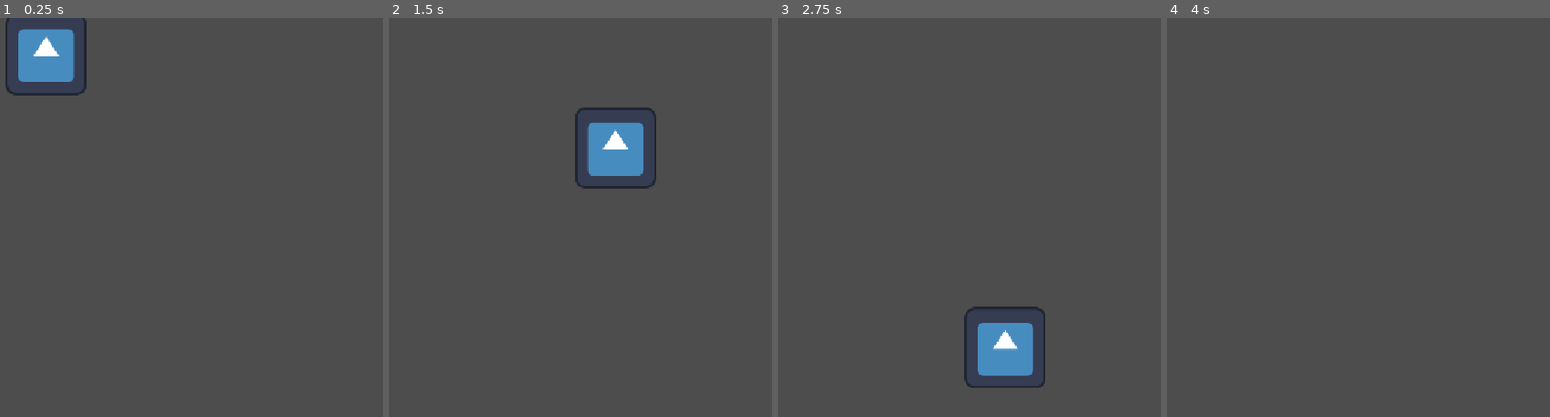
Above: before the commit, frames 1-4 (left to right).
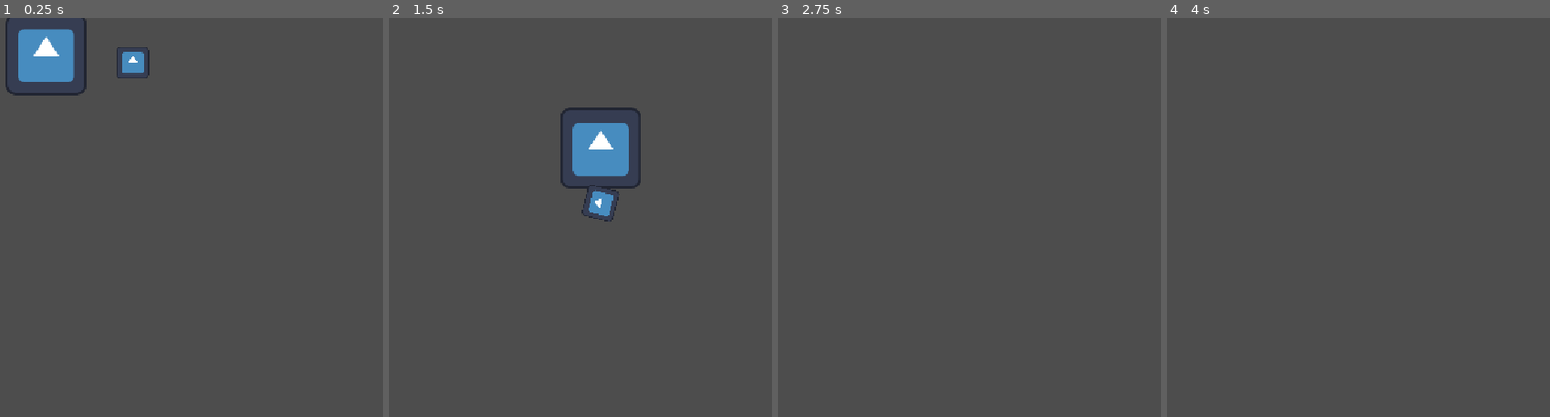
Above: after the commit, the same moments.

Repository: Mareruma/Bounce-Back
Game: Godot game, scene res://Scenes/game.tscn
The game is run twice, just before and just after one commit, with the same random seed, the same clock (stepped at 60 frames per second) and the same inputs. The engine's default icon, where the game draws it, is replaced by a stand-in: a white triangle on a blue panel in a dark square.
Inputs:
- Up to frame 1 (0.25 s): no input
- Up to frame 2 (1.5 s): tap Enter (ui_accept) at 0.5, 0.77 s; hold Right (ui_right) from 0.53 s (still down)
- Up to frame 3 (2.75 s): tap Enter (ui_accept) at 1.52 s; release Right (ui_right) at 2.03 s; hold Left (ui_left) from 2.03 s (still down)
- Up to frame 4 (4 s): release Left (ui_left) at 2.78 s; hold Right (ui_right) from 2.78 s (still down); tap Enter (ui_accept) at 3.02, 3.5, 3.77 s

The runs differ from the first frame. In frame 1, 0.4% of the frame differs, in the area x 30-40%, y 7-16%; in frame 2, 2.2%; in frame 3, 2.5%, in the area x 48-70%, y 72-93%; in frame 4, nothing differs.

Commit message:
bounce commented, character isnt bouncy anymore

Diff:
--- a/Scenes/game.tscn
+++ b/Scenes/game.tscn
@@ -1,9 +1,16 @@
 [gd_scene format=3 uid="uid://bj5wrg1ycfc2f"]
 
 [ext_resource type="PackedScene" uid="uid://cbci8hx40y08l" path="res://Scenes/player.tscn" id="1_ebmjs"]
+[ext_resource type="Texture2D" uid="uid://wafufsn5kn1j" path="res://Assets/icon.svg" id="2_qxrlw"]
+[ext_resource type="Script" uid="uid://v5rle8mls5c5" path="res://Scenes/rigid_body_2d.gd" id="2_wrm1d"]
+
+[sub_resource type="PhysicsMaterial" id="PhysicsMaterial_ebmjs"]
 
 [sub_resource type="RectangleShape2D" id="RectangleShape2D_wp5od"]
 size = Vector2(596, 40)
+
+[sub_resource type="CircleShape2D" id="CircleShape2D_sixep"]
+radius = 25.019993
 
 [node name="Game" type="Node2D" unique_id=1011857578]
 
@@ -11,7 +18,20 @@
 position = Vector2(332, 29)
 
 [node name="Platform" type="StaticBody2D" parent="." unique_id=1744029070]
+physics_material_override = SubResource("PhysicsMaterial_ebmjs")
 
 [node name="CollisionShape2D" type="CollisionShape2D" parent="Platform" unique_id=1872313104]
 position = Vector2(298, 337)
 shape = SubResource("RectangleShape2D_wp5od")
+
+[node name="RigidBody2D" type="RigidBody2D" parent="." unique_id=1259238222]
+position = Vector2(469, 42)
+script = ExtResource("2_wrm1d")
+
+[node name="Sprite2D" type="Sprite2D" parent="RigidBody2D" unique_id=492564117]
+position = Vector2(1.1920929e-07, 1.1920929e-07)
+scale = Vector2(0.3964844, 0.3964844)
+texture = ExtResource("2_qxrlw")
+
+[node name="CollisionShape2D" type="CollisionShape2D" parent="RigidBody2D" unique_id=1545037775]
+shape = SubResource("CircleShape2D_sixep")
--- /dev/null
+++ b/Scenes/rigid_body_2d.gd
@@ -0,0 +1,11 @@
+extends RigidBody2D
+
+
+# Called when the node enters the scene tree for the first time.
+func _ready() -> void:
+	pass # Replace with function body.
+
+
+# Called every frame. 'delta' is the elapsed time since the previous frame.
+func _process(delta: float) -> void:
+	pass
--- a/Scripts/player.gd
+++ b/Scripts/player.gd
@@ -1,5 +1,4 @@
 extends CharacterBody2D
-
 const SPEED = 300.0
 const JUMP_VELOCITY = -400.0
 
@@ -7,24 +6,38 @@
 var jump_count=1.0;
 var is_jumping=false;
 
+#rigid body ietekmas kaut kas
+@export var push_force := 20.0
+
 func _physics_process(delta: float) -> void:
+	#Gravitacija lkm
 	if not is_on_floor():
 		velocity += get_gravity() * delta
-		velocity_before_collision=velocity;
+		#Lai varonis butu atsperigs
+		#velocity_before_collision=velocity
 
-
-	if is_on_floor() and velocity_before_collision.y>50:
-		velocity.y = -velocity_before_collision.y/pow(1.5,jump_count);
-		print(velocity_before_collision)
+	#Atsperigums
+	#if is_on_floor() and velocity_before_collision.y>50:
+		#velocity.y = -velocity_before_collision.y/pow(1.5,jump_count)
+		#print(velocity_before_collision)
 
 		#print(velocity.y)
 		#jump_count+=1;
 
+	for i in get_slide_collision_count():
+		var collision = get_slide_collision(i)
+		var body = collision.get_collider()
+
+		if body is RigidBody2D:
+			var push_direction = -collision.get_normal()
+			body.apply_central_impulse(push_direction * push_force)
+	#Leksana
 	if Input.is_action_just_pressed("ui_accept") and is_on_floor():
 		#is_jumping=true;
 		#jump_count=1;
 		velocity.y = JUMP_VELOCITY
 
+	#x ass kustiba
 	var direction := Input.get_axis("ui_left", "ui_right")
 	if direction:
 		velocity.x = direction * SPEED
Not shown, added: Scenes/rigid_body_2d.gd.uid
